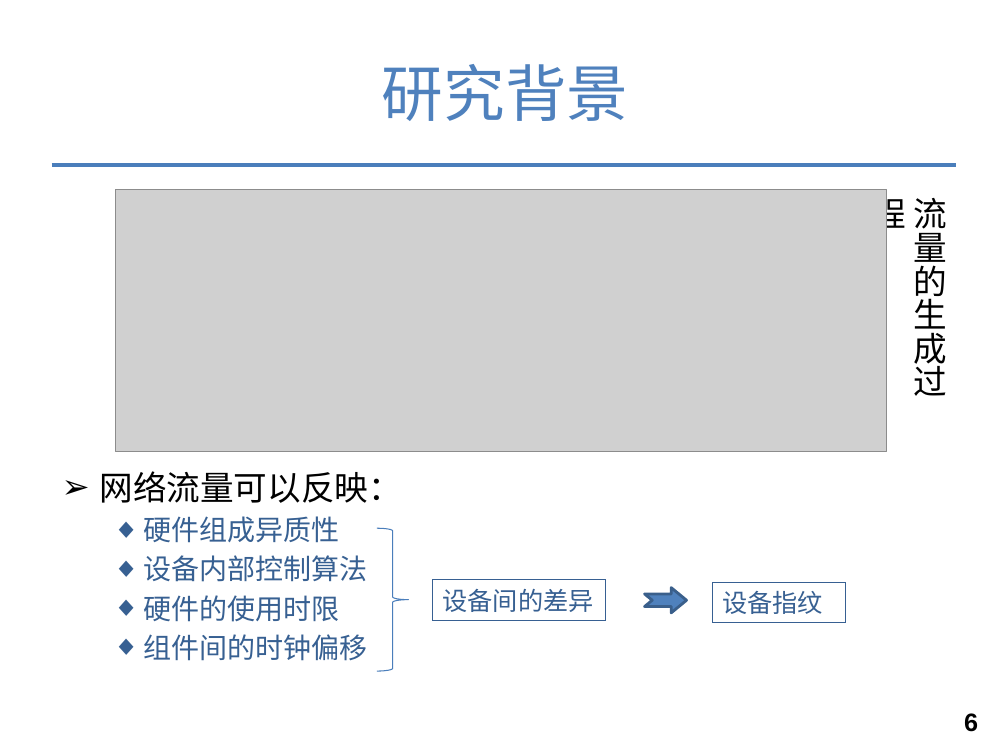
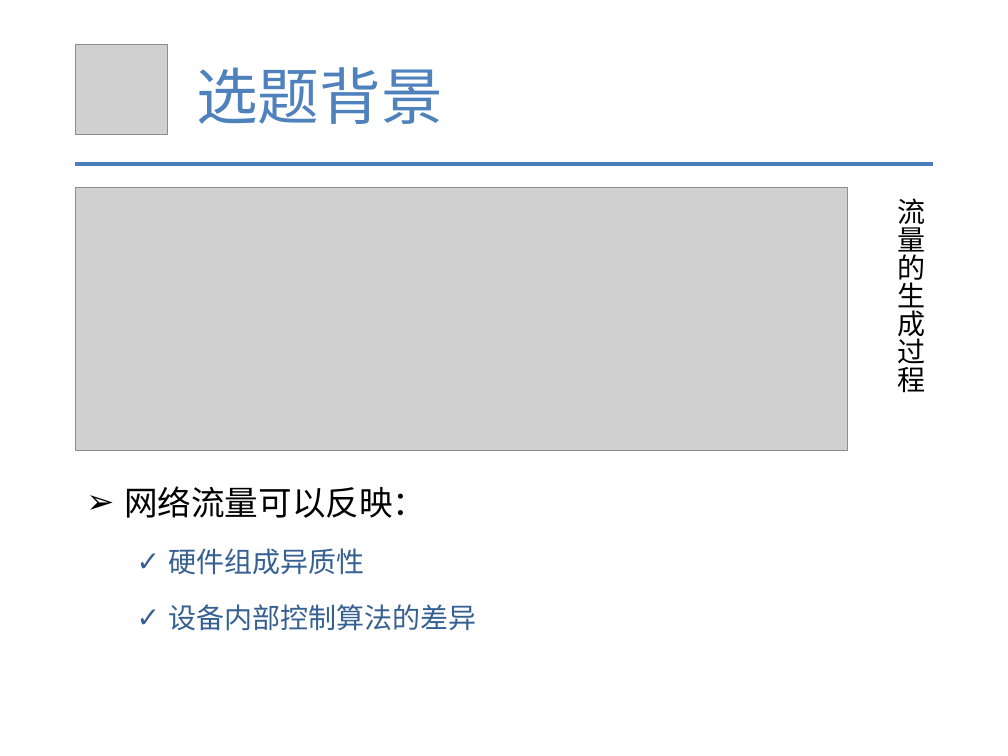
Before and after one commit to tianwen2017111/graduate_git, a slide deck: slide 6 of 余天文-硕5033班.pptx. Drawn at 1008x756 pixels with LibreOffice and Linux fonts; fonts in the diff are those of the drawing; grey boxes stand for pictures; background and template pictures are left out. Boxes give left, top, right and bottom in pixels: in the first picture for what was removed or moved away, otherwise in the second. Text is boxed around its words. In the diff, an @@ line names an element or a change of style, - is before the commit and + after.

```diff
--- a/余天文-硕5033班.pptx
+++ b/余天文-硕5033班.pptx
@@ picture added at (76,44,167,135) @@
@@ text added at (196,67,442,124), 44 pt, text #4F81BD @@
+选题背景
@@ title removed at (382,64,628,121) @@
-研究背景
@@ line removed from (51, 165) to (957, 165) @@
@@ line added from (76, 163) to (932, 163), #4B7EBC 3 pt @@
@@ picture: place and size @@
-picture at (115,190,887,453)
+picture at (76,187,848,451)
@@ text "流量的生成过程": place and size @@
-text "流量的生成过程" at (913,198,947,396)
+text "流量的生成过程" at (898,198,926,393)
@@ text "流量的生成过程" at (898,198,926,393): size 24 to 20 pt, font Calibri to Noto Sans CJK SC @@
@@ text "网络流量可以反映：": place and size @@
-text "网络流量可以反映：" at (100,471,402,661)
+text "网络流量可以反映：" at (124,486,476,631)
@@ text at (124,486,426,575): font Times New Roman to Noto Sans CJK SC in "网络流量可以反映："; font Calibri to Noto Sans CJK SC in "硬件组成异质性"; line spacing 1 to 1.5; bullet ◆ to ✓ @@
@@ right brace removed at (377,528,408,671) @@
@@ rectangle removed at (432,580,605,620) @@
-设备间的差异
@@ notched right arrow removed at (644,588,686,613) @@
@@ rectangle removed at (713,583,846,623) @@
-设备指纹
@@ text at (168,604,476,631): text changed; font Calibri to Noto Sans CJK SC @@
-  ◆ 设备内部控制算法
-  ◆ 硬件的使用时限
-  ◆ 组件间的时钟偏移
+  ✓ 设备内部控制算法的差异
@@ page number removed at (964,713,978,732) @@
-6
```
Also in this commit, not shown: 5 other slides changed, 10 slides added, 10 slides removed, 3 other files.
